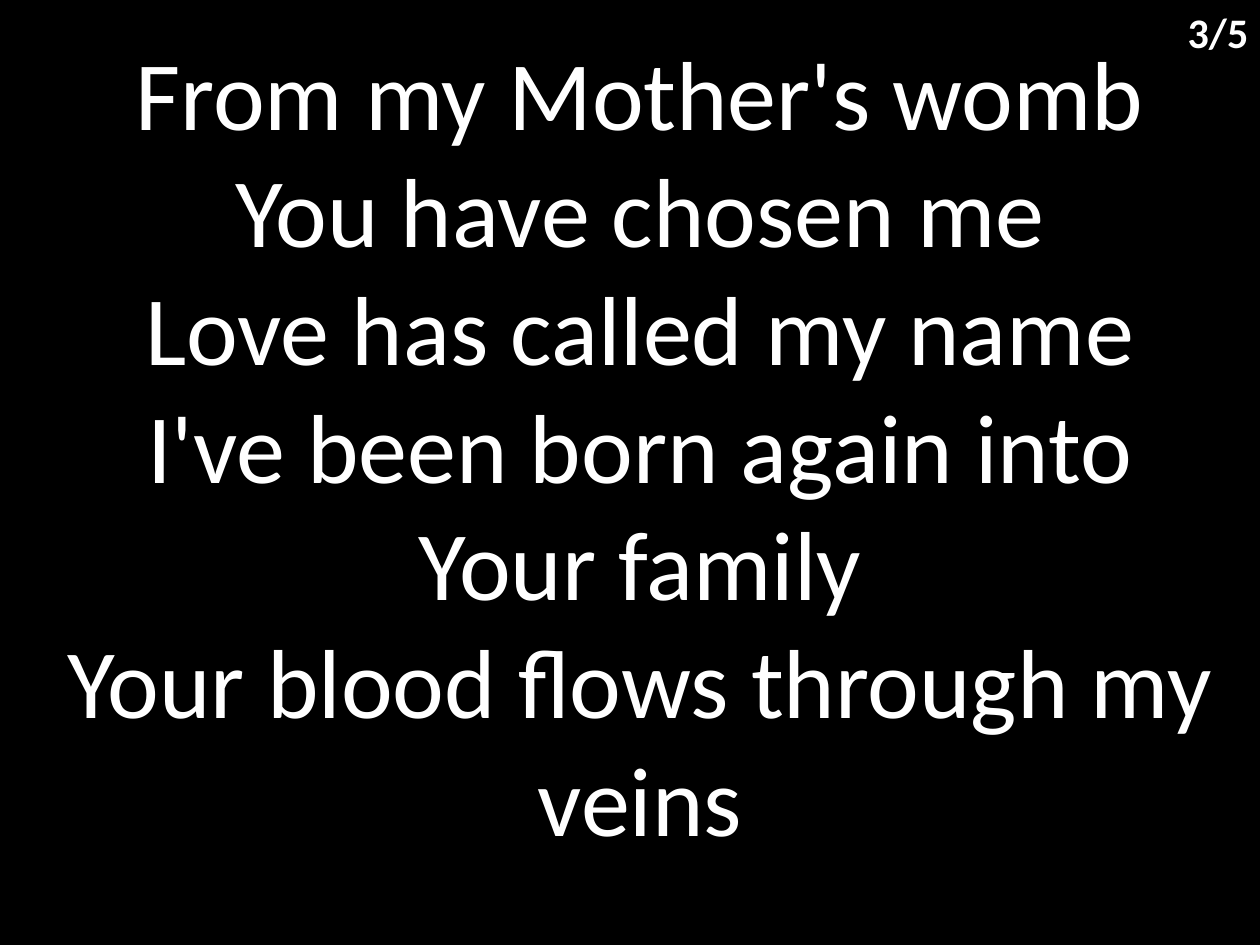
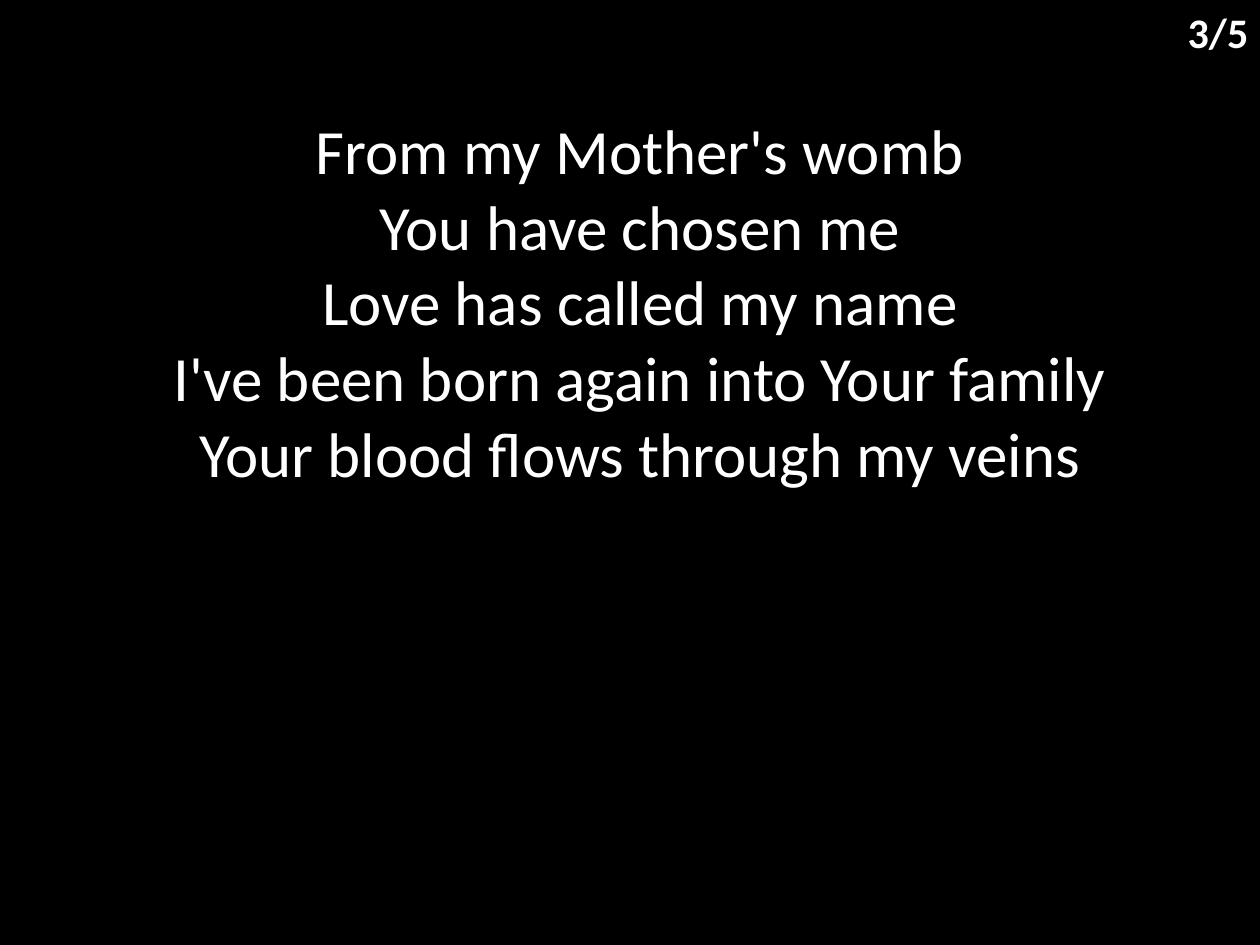
Before and after one commit to hoo-are-ya/worship, a slide deck: slide 4 of docs/songs/no longer slaves.pptx. Drawn at 1260x945 pixels with LibreOffice and Linux fonts; fonts in the diff are those of the drawing. Boxes give left, top, right and bottom in pixels: in the first picture for what was removed or moved away, otherwise in the second. Text is boxed around its words. In the diff, an @@ line names an element or a change of style, - is before the commit and + after.

```diff
--- a/docs/songs/no longer slaves.pptx
+++ b/docs/songs/no longer slaves.pptx
@@ subtitle "From my Mother's womb You ...": place and size @@
-subtitle "From my Mother's womb You ..." at bbox=[67, 62, 1212, 837]
+subtitle "From my Mother's womb You ..." at bbox=[174, 130, 1105, 488]
@@ subtitle "From my Mother's womb You ..." at bbox=[174, 130, 1105, 488]: size 56 to 36 pt; less space between paragraphs @@
```
Also in this commit, not shown: 4 other slides changed, 5 other files.
